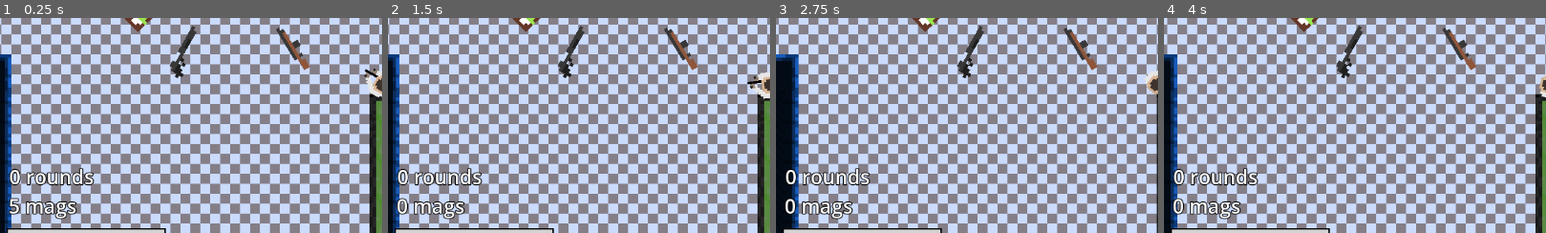
Above: before the commit, frames 1-4 (left to right).
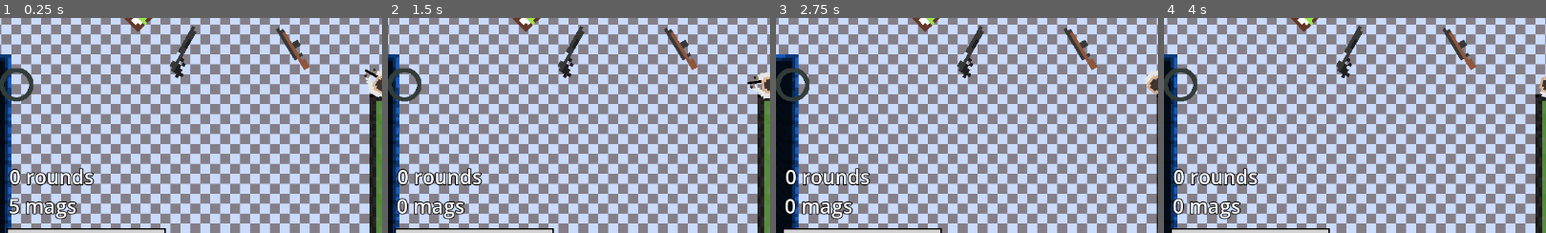
Above: after the commit, the same moments.

Repository: simplyuyu5/morimiya-like
Game: Godot game, scene res://scenes/test_scene.tscn
The game is run twice, just before and just after one commit, with the same random seed, the same clock (stepped at 60 frames per second) and the same inputs. The project has no main scene, so this scene is started directly.
Inputs (mouse positions are % of the whole screen's width and height, from its top left):
- Up to frame 1 (0.25 s): no input
- Up to frame 2 (1.5 s): move the mouse to (72, 45) at 0.52 s; tap 1 (1) at 0.6 s; tap 2 (2) at 0.8, 1.35 s; move the mouse to (30, 55) at 1.27 s
- Up to frame 3 (2.75 s): tap 3 (3) at 1.55, 2.1 s; move the mouse to (60, 28) at 2.02 s; tap A (a) at 2.3 s
- Up to frame 4 (4 s): move the mouse to (45, 70) at 2.77 s; tap A (a) at 2.85 s; tap D (d) at 3.05, 3.6 s; move the mouse to (80, 65) at 3.52 s; click (80, 65) at 3.8 s
The pictures show only the part of the screen within x 0-50%, y 34-84%; the shares and areas given below are measured in that part.

The runs differ from the first frame. In frame 1, 0.5% of the frame differs, in the area x 0-9%, y 23-40%; in frame 2, 0.5%; in frame 3, 0.5%; in frame 4, 0.5%.
Error after the commit: Invalid assignment of property or key 'value' with value of type 'Nil' on a base object of type 'TextureProgressBar'. (res://scenes/gui.gd:22)

Commit message:
0.46
trying to make reloading progress bar
(WHY I TAKE UNIMPORTANT TASKS INSTEAD OF FOCUSING ON IMPORTANT ONES???????)

gui script now in other node

minor changes and cleanups in code!

Diff:
--- /dev/null
+++ b/scenes/gui.gd
@@ -0,0 +1,29 @@
+extends CanvasLayer
+
+@onready var label_rou = $rounds
+@onready var label_mag = $mags
+@onready var label_chance = $chance
+@onready var weapon_icon = $weapon
+@onready var reloadbar = $reloadbar
+@onready var weapon = $"/root/Node2D/CharacterBody2D/weapons"
+
+var progress_reload
+
+#func _process(_delta: float):
+
+
+func gui():
+	label_rou.text = str(weapon.rounds) + " rounds"
+	label_mag.text = str(weapon.mags) + " mags"
+	label_chance.text = str(weapon.chance_hit) +" %"
+	weapon_icon.play(weapon.in_hands)
+
+	progress_reload; #unfinished, must tween here
+	reloadbar.value = progress_reload
+
+func gui_reload(time):
+	var progress = 0
+	var goal_prog = 100
+	reloadbar.show()
+	reloadbar.value = progress
+	#lerp()
--- a/scenes/player.tscn
+++ b/scenes/player.tscn
@@ -20,9 +20,12 @@
 [ext_resource type="Texture2D" uid="uid://lmwqgbetvt4e" path="res://images/effects/pews/pew_small5.png" id="14_4r5pv"]
 [ext_resource type="PackedScene" uid="uid://bjc3oepe17a24" path="res://scenes/store.tscn" id="18_4r5pv"]
 [ext_resource type="Texture2D" uid="uid://dq47xwlg3pwa4" path="res://images/weapons_portraits/ar_shop.png" id="18_60mlk"]
+[ext_resource type="Script" uid="uid://dwqegnnb8d4p1" path="res://scenes/gui.gd" id="18_wqfne"]
 [ext_resource type="Texture2D" uid="uid://brmdkm2ix0opo" path="res://images/weapons_portraits/g17_shop.png" id="19_4ni07"]
 [ext_resource type="Texture2D" uid="uid://dlfu1udpvweav" path="res://images/weapons_portraits/m14_shop.png" id="19_i4ail"]
 [ext_resource type="Texture2D" uid="uid://c4mhgvel1egqo" path="res://images/weapons_portraits/nothing.png" id="20_a38lo"]
+[ext_resource type="Texture2D" uid="uid://bwtlauc2loalf" path="res://images/effects/progbarreload3.png" id="22_dt7fs"]
+[ext_resource type="Texture2D" uid="uid://cyrhfr2vowgim" path="res://images/effects/progbarreload2.png" id="23_wqfne"]
 [ext_resource type="Script" uid="uid://djnyv8evdqlq3" path="res://scripts/saved_data.gd" id="24_l71n6"]
 [ext_resource type="AudioStream" uid="uid://qhyhjivd356h" path="res://sounds/loud_sounds_idk/shooting/xm15_indoors.wav" id="25_ke2ow"]
 [ext_resource type="AudioStream" uid="uid://om1pwr6o5ecx" path="res://sounds/loud_sounds_idk/shooting/reloading1.mp3" id="25_ujl30"]
@@ -201,21 +204,6 @@
 collide_with_areas = true
 metadata/_edit_lock_ = true
 
-[node name="line" type="ColorRect" parent="ray_long"]
-visible = false
-offset_left = 2.0
-offset_top = -1.0
-offset_right = 7.0
-metadata/_edit_lock_ = true
-
-[node name="line2" type="ColorRect" parent="ray_long"]
-visible = false
-offset_left = 2.0
-offset_top = -0.5
-offset_right = 7.0
-offset_bottom = 0.5
-metadata/_edit_lock_ = true
-
 [node name="pew" type="AnimatedSprite2D" parent="ray_long"]
 position = Vector2(10, 2)
 sprite_frames = SubResource("SpriteFrames_oprun")
@@ -237,6 +225,7 @@
 collide_with_bodies = false
 
 [node name="gui" type="CanvasLayer" parent="."]
+script = ExtResource("18_wqfne")
 
 [node name="chance" type="Label" parent="gui"]
 anchors_preset = -1
@@ -252,7 +241,6 @@
 theme_override_constants/outline_size = 5
 theme_override_font_sizes/font_size = 30
 text = "100"
-metadata/_edit_use_anchors_ = true
 
 [node name="rounds" type="Label" parent="gui"]
 anchors_preset = -1
@@ -287,6 +275,19 @@
 sprite_frames = SubResource("SpriteFrames_i4ail")
 animation = &"xm15"
 
+[node name="reloadbar" type="TextureProgressBar" parent="gui"]
+anchors_preset = 4
+anchor_top = 0.5
+anchor_bottom = 0.5
+offset_top = -25.0
+offset_right = 50.0
+offset_bottom = 25.0
+grow_vertical = 2
+step = 0.5
+fill_mode = 4
+texture_under = ExtResource("22_dt7fs")
+texture_progress = ExtResource("23_wqfne")
+
 [node name="store" parent="." instance=ExtResource("18_4r5pv")]
 
 [node name="weapons" type="Node" parent="."]
--- a/scripts/character_body_2d.gd
+++ b/scripts/character_body_2d.gd
@@ -8,10 +8,12 @@
 @onready var audio_shoot = $sounds/shoot
 @onready var audio_reload = $sounds/reload
 @onready var audio = $sounds/sounds_misc
+@onready var gui = $gui
 var shells = preload("res://scenes/shells.tscn")#.instantiate()
 var shell_look :int = 0
 var can_shoot := true
 var reloading := true
+var movable := true
 
 @onready var pew = $ray_long/pew
 @onready var store = $store
@@ -30,13 +32,14 @@
 	#preload("res://scenes/shells.tscn")
 
 func _process(_delta: float) -> void:
+	if movable == true:
 		move()
 		move_anim()
-		if gui_show == true:gui()
-		else:pass
+	else: pass
 
-#func _input(_event: InputEvent) -> void:
-	#pass
+	if gui_show == true:gui.gui()
+	else:pass
+
 
 func _physics_process(_delta: float) -> void:
 	equip_ult()
@@ -44,7 +47,7 @@
 	shoot()
 	reload()
 
-	look_at(get_global_mouse_position())
+
 	move_and_slide()
 
 func shoot():
@@ -61,7 +64,6 @@
 			weapon.bank.rounds_sec = weapon.rounds
 		can_shoot = false
 		await get_tree().create_timer(weapon.delay).timeout
-		#print("u can pew")
 		can_shoot = true
 
 
@@ -74,7 +76,6 @@
 			if randf_range(0,100.0) <= float(weapon.chance_hit):
 				target.hp -=weapon.damage
 				target.bleed += randi_range(0,weapon.bleed_max)
-				#print(target.bleed)
 			else:
 				print("miss lol")
 		recoil()
@@ -83,6 +84,7 @@
 	if Input.is_action_just_pressed("r"):
 		reloading = true
 		audio_reload.play(1)
+		gui.gui_reload(weapon.reload_time)
 		await get_tree().create_timer(weapon.reload_time).timeout
 		if weapon.in_hands == weapon.current_prim:
 			weapon.bank.mags_prim = weapon.mags - 1
@@ -121,8 +123,6 @@
 	if Input.is_action_just_pressed("3"):
 		weapon.in_hands = weapon.current_melee
 		weapon.weapon_change(3)
-#i tried to use match but idk how to do it so die idc
-
 
 func equip_ult():
 	var target = ray_pick.get_collider()
@@ -154,6 +154,7 @@
 
 
 func move_anim():
+	look_at(get_global_mouse_position())
 	if Input.is_action_pressed("moving"):
 		body.play("walk")
 	else:
@@ -177,16 +178,6 @@
 		2:pew.play("pew_big")
 		5:pew.play("slash")
 
-@onready var label_rou = $gui/rounds
-@onready var label_mag = $gui/mags
-@onready var label_chance = $gui/chance
-@onready var weapon_icon = $gui/weapon
-
-func gui():
-	label_rou.text = str(weapon.rounds) + " rounds"
-	label_mag.text = str(weapon.mags) + " mags"
-	label_chance.text = str(weapon.chance_hit) +" %"
-	weapon_icon.play(weapon.in_hands)
 #func _on_pick_range_area_entered(area: Area2D):
 	#if area.is_in_group("weapon_pick"):
 		#print(area.name)
Binary file added: images/effects/progbarreload1.png
Not shown, added: images/effects/progbarreload1.png.import
Binary file added: images/effects/progbarreload2.png
Not shown, added: images/effects/progbarreload2.png.import
Binary file added: images/effects/progbarreload3.png
Not shown, added: images/effects/progbarreload3.png.import
Not shown, added: scenes/gui.gd.uid
Not shown: 1 places in scenes/player.tscn that only renumber resources
